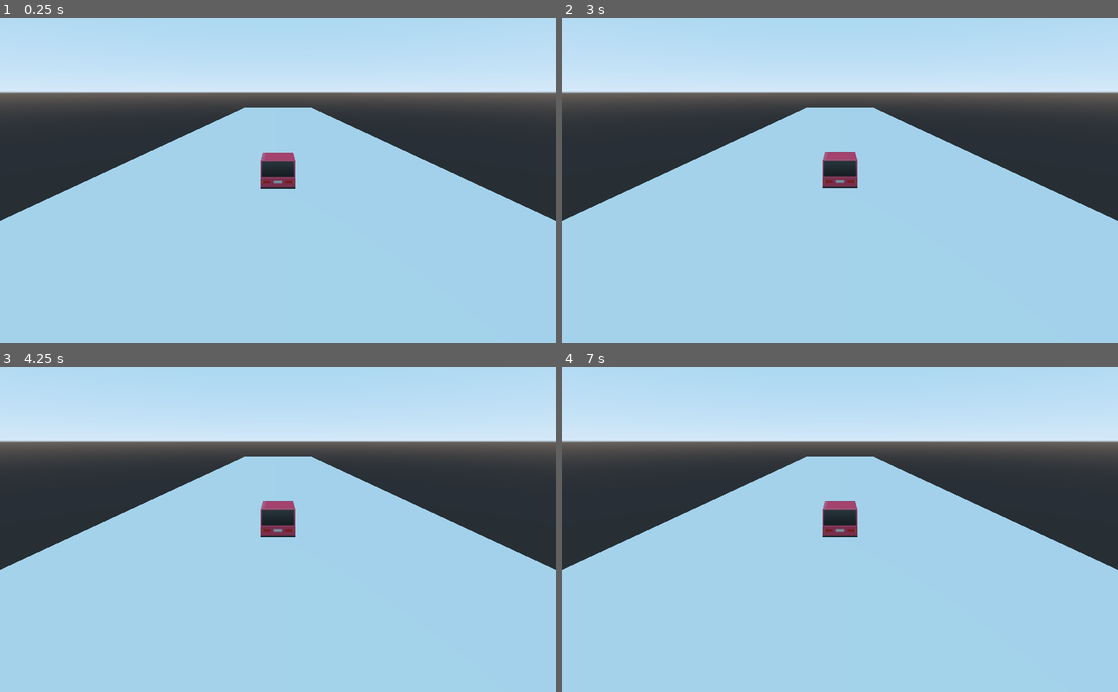
Above: before the commit, frames 1-4 (two rows, left to right).
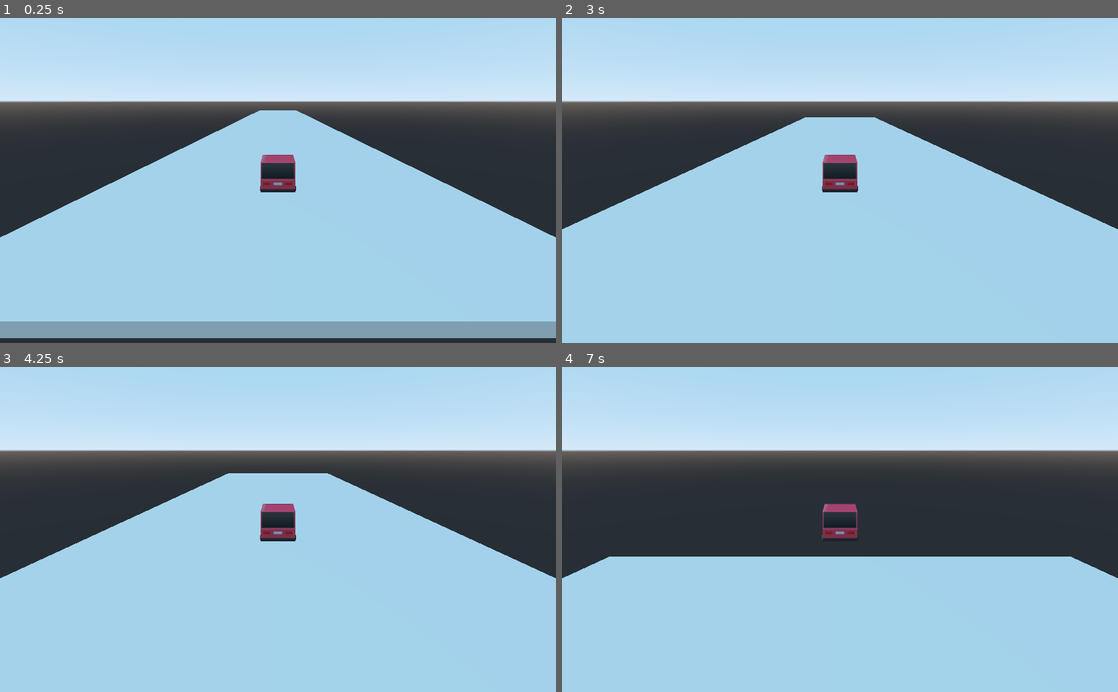
Above: after the commit, the same moments.

Repository: pattlebass/Road-Safety
Game: Godot game, scene res://game.tscn
Two runs of this game, one before a commit and one after it. Both use one fixed random seed, a clock stepped at 60 frames per second and the inputs below.
Inputs:
- Up to frame 1 (0.25 s): no input
- Up to frame 2 (3 s): tap Enter at 1.25, 2.75 s; hold A (left, bound only after the commit) 1.28-2.03 s; tap Space at 2 s
- Up to frame 3 (4.25 s): tap Space at 3.5 s; hold A (left, bound only after the commit) from 3.53 s (still down)
- Up to frame 4 (7 s): tap Enter at 4.25 s; tap Space at 5 s; release A (left, bound only after the commit) at 5.78 s

The runs differ from the first frame. In frame 1, 15% of the frame differs, in the area x 0-100%, y 22-100%; in frame 2, 7.5%; in frame 3, 7.9%; in frame 4, 20%, in the area x 0-100%, y 22-65%.

Commit message:
Add files

Diff:
--- a/Road Safety/game.tscn
+++ b/Road Safety/game.tscn
@@ -1,15 +1,19 @@
-[gd_scene load_steps=5 format=2]
+[gd_scene load_steps=7 format=2]
 
-[ext_resource path="res://meshes/cars/car1.obj" type="ArrayMesh" id=1]
+[ext_resource path="res://player.gd" type="Script" id=1]
+[ext_resource path="res://meshes/cars/car1.obj" type="ArrayMesh" id=2]
 
 [sub_resource type="CubeMesh" id=1]
 size = Vector3( 25, 0.1, 4 )
+
+[sub_resource type="PhysicsMaterial" id=4]
+friction = 0.0
 
 [sub_resource type="BoxShape" id=2]
 extents = Vector3( 0.344577, 0.167815, 0.172737 )
 
 [sub_resource type="BoxShape" id=3]
-extents = Vector3( 11.6939, 0.0596717, 1 )
+extents = Vector3( 27.3861, 0.0596717, 2.20019 )
 
 [node name="Spatial" type="Spatial"]
 
@@ -17,19 +21,23 @@
 mesh = SubResource( 1 )
 material/0 = null
 
-[node name="Camera" type="Camera" parent="."]
-transform = Transform( -4.08585e-008, 0.355347, -0.934735, 1.55327e-008, 0.934735, 0.355347, 1, 0, -4.37114e-008, -2.37309, 0.915889, 0 )
+[node name="player" type="RigidBody" parent="."]
+transform = Transform( 1, 0, 0, 0, 1, 0, 0, 0, 1, -12.0552, 0.185157, 0 )
+physics_material_override = SubResource( 4 )
+gravity_scale = 0.5
+script = ExtResource( 1 )
 
-[node name="VehicleBody" type="VehicleBody" parent="."]
-
-[node name="car1" type="MeshInstance" parent="VehicleBody"]
+[node name="car1" type="MeshInstance" parent="player"]
 transform = Transform( 0.01, 0, 0, 0, 0.01, 0, 0, 0, 0.01, 0, 0.207479, 0 )
-mesh = ExtResource( 1 )
+mesh = ExtResource( 2 )
 material/0 = null
 
-[node name="CollisionShape" type="CollisionShape" parent="VehicleBody"]
-transform = Transform( 1, 0, 0, 0, 1, 0, 0, 0, 1, 0.0586234, 0.284699, 0 )
+[node name="CollisionShape" type="CollisionShape" parent="player"]
+transform = Transform( 1, 0, 0, 0, 1, 0, 0, 0, 1, 0.0586233, 0.22094, 0 )
 shape = SubResource( 2 )
+
+[node name="Camera" type="Camera" parent="player"]
+transform = Transform( -4.60945e-008, 0.322582, -0.946542, 2.11248e-008, 0.946542, 0.322582, 1, -5.12627e-009, -5.04448e-008, -2.37309, 0.915889, 0 )
 
 [node name="StaticBody" type="StaticBody" parent="."]
 
--- /dev/null
+++ b/Road Safety/player.gd
@@ -0,0 +1,9 @@
+extends RigidBody
+
+
+func _ready():
+	apply_central_impulse(Vector3(5, 0, 0))
+
+func _physics_process(delta):
+	if Input.is_action_pressed("left"):
+		pass
--- a/Road Safety/project.godot
+++ b/Road Safety/project.godot
@@ -19,6 +19,19 @@
 run/main_scene="res://game.tscn"
 config/icon="res://icon.png"
 
+[input]
+
+left={
+"deadzone": 0.5,
+"events": [ Object(InputEventKey,"resource_local_to_scene":false,"resource_name":"","device":0,"alt":false,"shift":false,"control":false,"meta":false,"command":false,"pressed":false,"scancode":65,"unicode":0,"echo":false,"script":null)
+ ]
+}
+right={
+"deadzone": 0.5,
+"events": [ Object(InputEventKey,"resource_local_to_scene":false,"resource_name":"","device":0,"alt":false,"shift":false,"control":false,"meta":false,"command":false,"pressed":false,"scancode":68,"unicode":0,"echo":false,"script":null)
+ ]
+}
+
 [rendering]
 
 environment/default_environment="res://default_env.tres"
